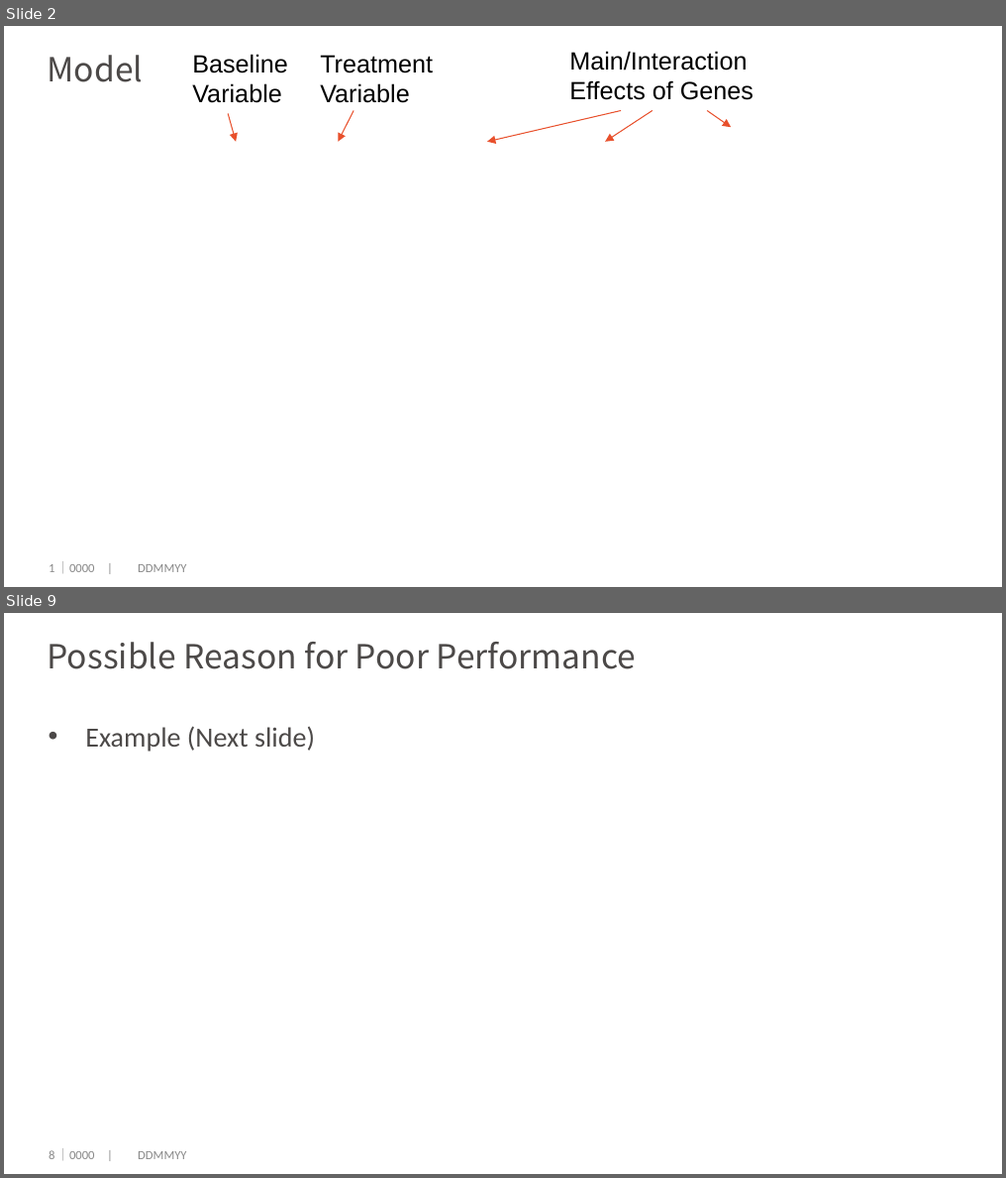
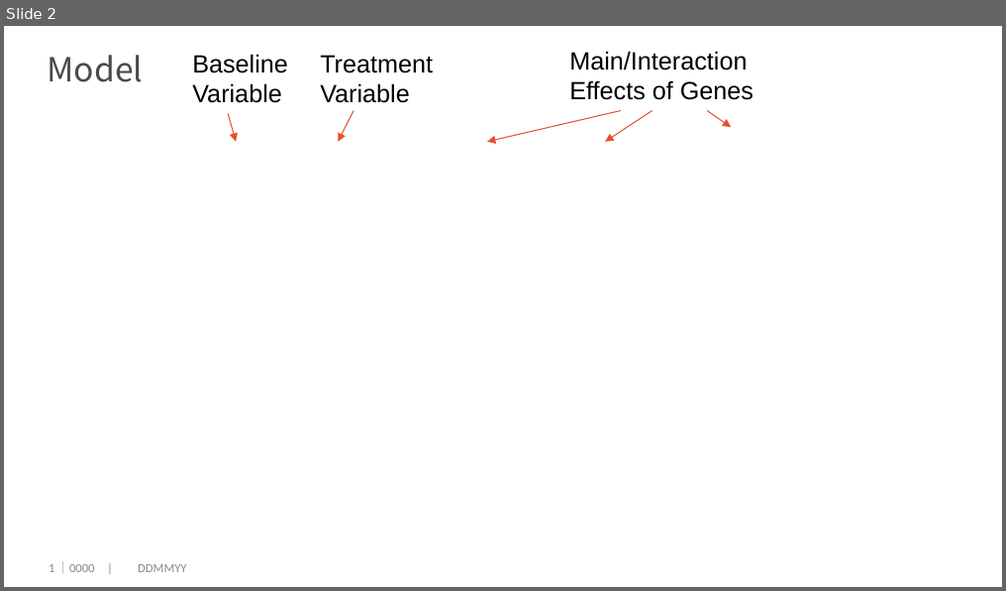
Before and after one commit to dengwx11/GroupLasso, a slide deck: manu & slides/717simulation.pptx. Shown one above the other, each under a label of ours: slides 2 and 9 before the commit, slide 2 after it; the slides between them are not shown. The pictures are 1006x1178 and 1006x591 pixels, drawn with LibreOffice and Linux fonts; fonts in the diff are those of the drawing; grey boxes stand for pictures; background and template pictures are left out. Boxes give left, top, right and bottom in pixels: in the first picture for what was removed or moved away, otherwise in the second. Text is boxed around its words. In the diff, an @@ line names an element or a change of style, - is before the commit and + after.

```diff
--- a/manu & slides/717simulation.pptx
+++ b/manu & slides/717simulation.pptx
@@ slide 9 removed at bbox=[4, 613, 1002, 1174], background #FFFFFF @@
@@ title removed at bbox=[48, 642, 636, 669] @@
-Possible Reason for Poor Performance
@@ text removed at bbox=[85, 726, 315, 752] @@
-• Example (Next slide)
@@ page number removed at bbox=[49, 1151, 54, 1159] @@
-8
@@ text removed at bbox=[56, 1149, 186, 1160] @@
-｜0000 | DDMMYY
```
Also in this commit, not shown: 5 slides changed, 10 slides added, 2 other slides removed, 1 other file.
